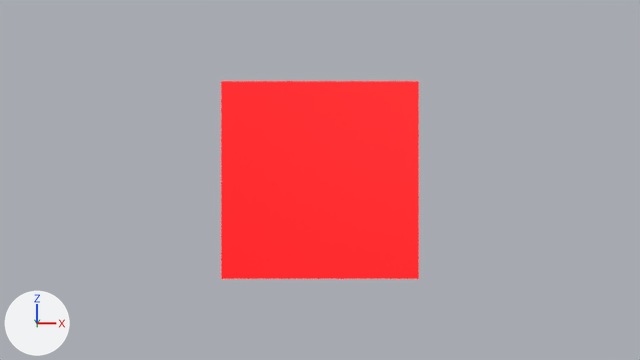
The Blender file Game/assets/scenes/my_scene/blender.blend as it was, and as the next commit left it.
The view is the same before and after, from the file's camera 'Camera'. Arrows for +X, +Y and +Z are at lower left; the lights stay in place. The picture after the commit comes second.
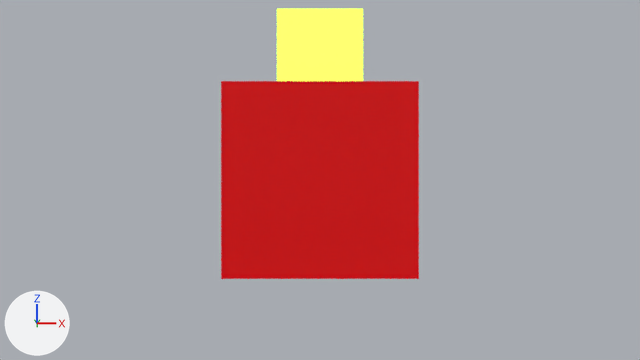
Scene script edits in JSON lines:
```json
{"op": "remove", "block": "mat_material", "code": "mat_material.emission_color = (0.799, 0.0, 0.00121)  # red #e70004"}
{"op": "remove", "block": "mat_material", "code": "mat_material.emission_strength = 2.0"}
{"op": "set", "path": "mat_material.roughness", "old": "0.5", "new": "0.0"}
{"op": "add", "block": "mat_material_001", "code": ["mat_material_001 = principled_material('Material.001')", "mat_material_001.base_color = (0.386, 0.799, 0.0595)  # green #a7e745", "mat_material_001.roughness = 0.0", "mat_material_001.emission_color = (0.386, 0.799, 0.0595)  # green #a7e745", "mat_material_001.emission_strength = 2.0"]}
{"op": "add", "block": "me_cube_001", "code": ["me_cube_001 = bpy.data.meshes.new('Cube.001')", "me_cube_001.from_pydata(...)  # a box spanning x -1.0..1.0, y -1.0..1.0, z -1.0..1.0", "me_cube_001.materials.append(mat_material_001)  # green #a7e745, glowing green #a7e745"]}
{"op": "add", "block": "ob_cube_001", "code": ["ob_cube_001 = bpy.data.objects.new('Cube.001', me_cube_001)", "ob_cube_001.parent = ob_cube", "ob_cube_001.matrix_parent_inverse = Matrix(((1.0, 0.0, 0.0, 0.0), (0.0, 1.0, 0.0, -10.0), (0.0, 0.0, 1.0, 0.0), (0.0, 0.0, 0.0, 1.0)))", "ob_cube_001.location = (0.0, 10.0, 1.377)", "ob_cube_001.scale = (0.463, 0.463, 0.463)"]}
```

Boxes (x1, y1, x2, y2) around the edits, measured in the pictures (640 x 360 px):
```json
{"object": "Cube", "change": "surface changed, recoloured", "before": [221, 81, 419, 279], "after": [221, 81, 419, 279], "on screen": "darker"}
{"object": "Cube.001", "change": "added", "after": [277, 8, 363, 81]}
```
